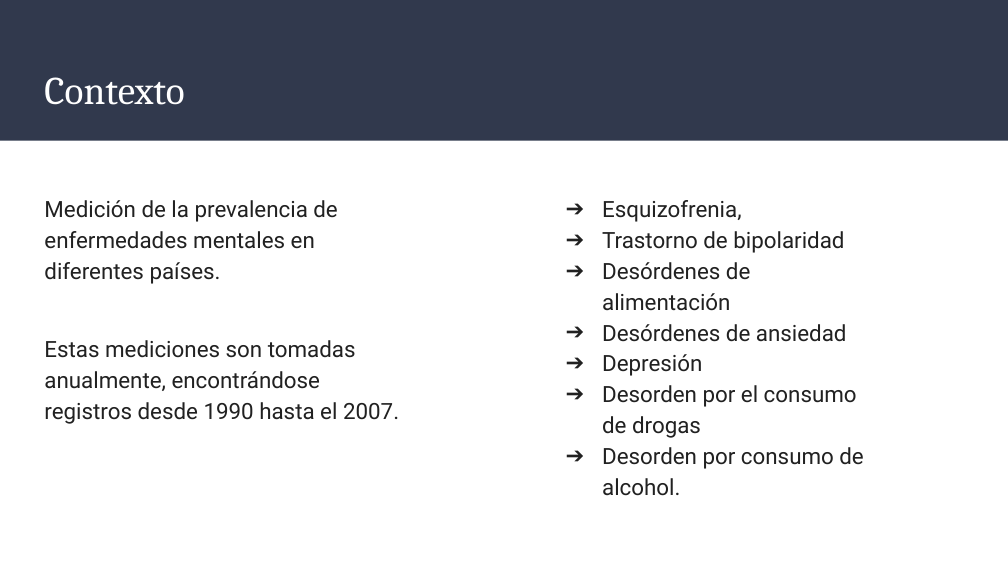
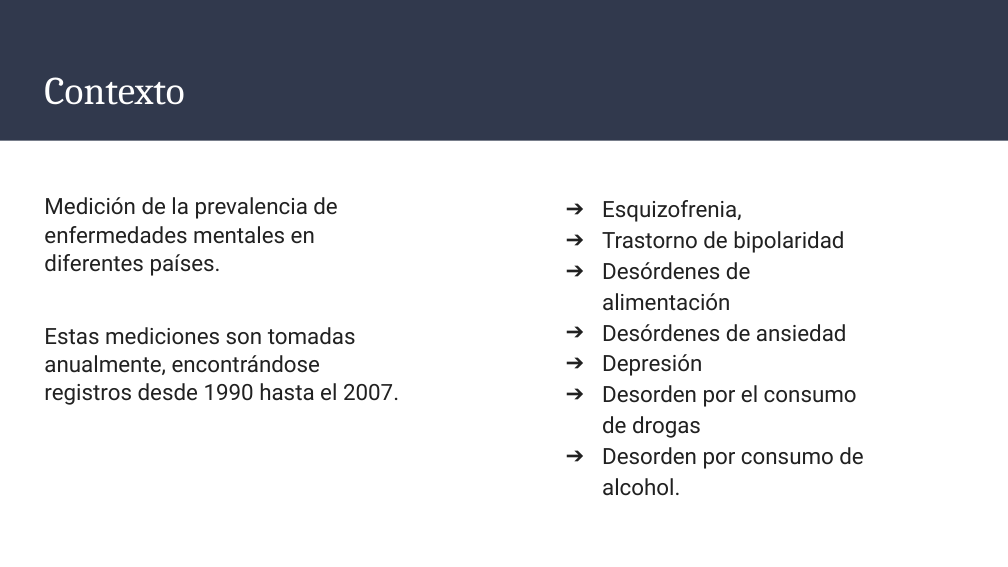
Before and after one commit to JeiberDiaz/2.-Entrega-avances-proyecto, a slide deck: slide 3 of Presentación proy. entrega 1.pptx. Drawn at 1008x567 pixels with LibreOffice and Linux fonts; fonts in the diff are those of the drawing. Boxes give left, top, right and bottom in pixels: in the first picture for what was removed or moved away, otherwise in the second. Text is boxed around its words. In the diff, an @@ line names an element or a change of style, - is before the commit and + after.

```diff
--- a/Presentación proy. entrega 1.pptx
+++ b/Presentación proy. entrega 1.pptx
@@ text "Medición de la prevalencia de ..." at bbox=[44, 197, 399, 405]: line spacing 1.15 to 1.05 @@
```
Also in this commit, not shown: 2 other slides changed, 6 slides added.
